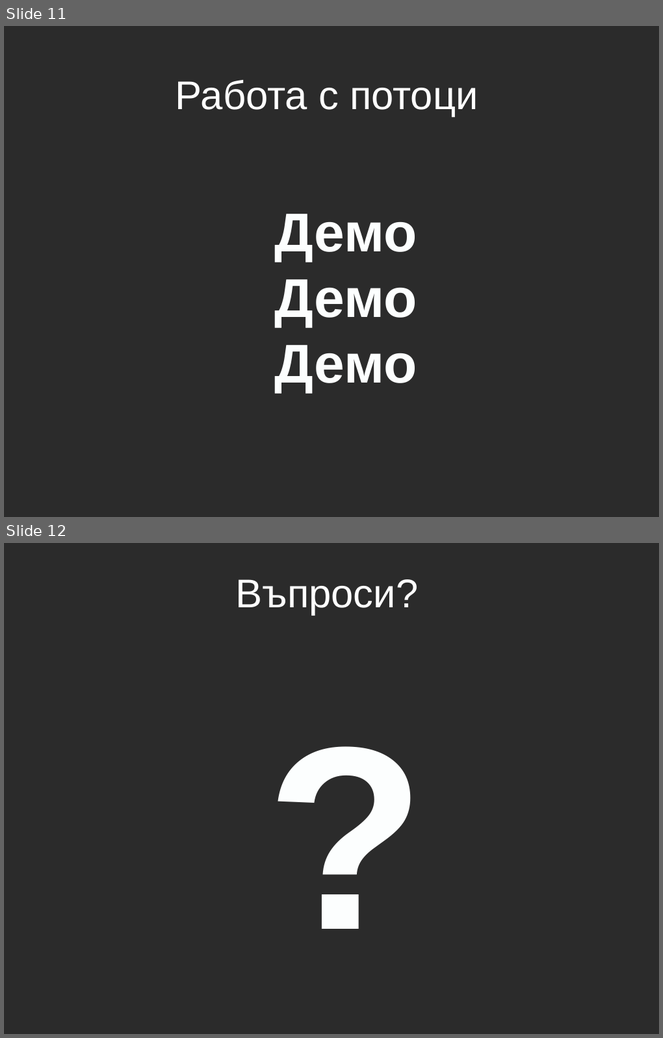
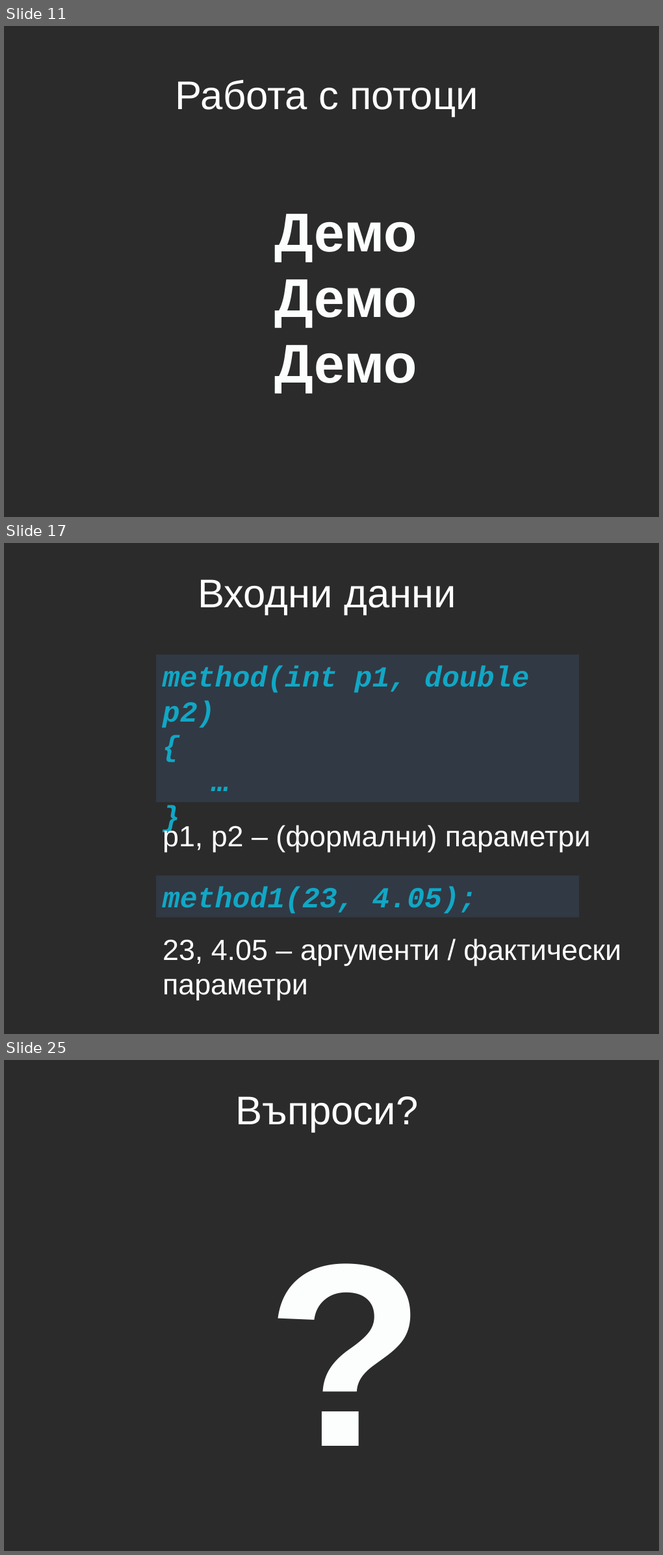
Before and after one commit to aslv/1300ruc, a slide deck: Lecture5/Lecture5.pptx. Shown one above the other, each under a label of ours: slides 11 and 12 before the commit, slides 11, 17 and 25 after it; the slides between them are not shown. The pictures are 663x1038 and 663x1555 pixels, drawn with LibreOffice and Linux fonts; fonts in the diff are those of the drawing; background and template pictures are left out; a plain dark background stands for a picture behind light text. Boxes give left, top, right and bottom in pixels: in the first picture for what was removed or moved away, otherwise in the second. Text is boxed around its words. In the diff, an @@ line names an element or a change of style, - is before the commit and + after.

```diff
--- a/Lecture5/Lecture5.pptx
+++ b/Lecture5/Lecture5.pptx
@@ slide 17 added at <box>4,543,659,1034</box>, background picture (left out) @@
@@ title added at <box>198,579,456,615</box>, 44 pt, text #FFFFFF @@
+Входни данни
@@ rectangle added at <box>156,654,579,802</box>, fill #558ED5 at 15% opacity, 32 pt, text #11A7C5, bold, italic @@
+method(int p1, double p2)
+{
+…
+}
@@ text added at <box>163,824,591,852</box>, 32 pt, text #FFFFFF @@
+р1, р2 – (формални) параметри
@@ rectangle added at <box>156,876,579,918</box>, fill #558ED5 at 15% opacity, 32 pt, text #11A7C5, bold, italic @@
+method1(23, 4.05);
@@ text added at <box>163,939,622,1001</box>, 32 pt, text #FFFFFF @@
+23, 4.05 – аргументи / фактически параметри
@@ what was slide 12 is now slide 25 @@
```
Also in this commit, not shown: 12 other slides added.
